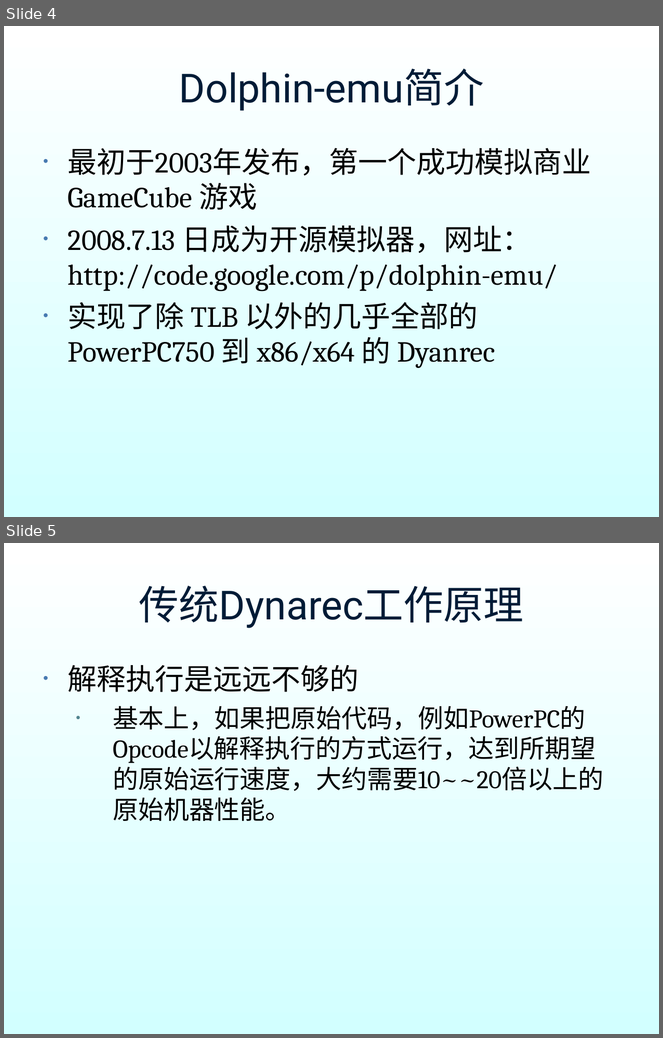
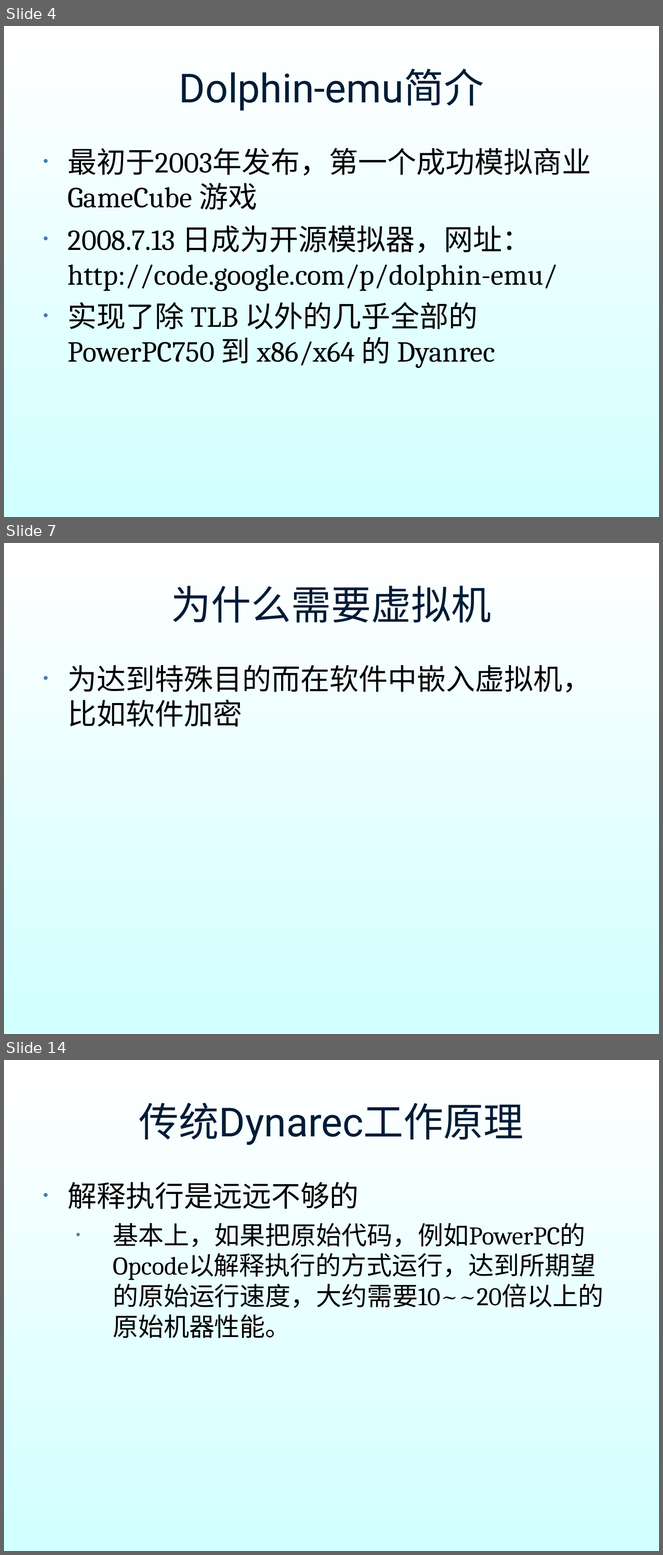
Before and after one commit to hyperiris/openhyper, a slide deck: dynarec_ppt/dynarec.ppt. Shown one above the other, each under a label of ours: slides 4 and 5 before the commit, slides 4, 7 and 14 after it; the slides between them are not shown. The pictures are 663x1038 and 663x1555 pixels, drawn with LibreOffice and Linux fonts; fonts in the diff are those of the drawing; background and template pictures are left out. Boxes give left, top, right and bottom in pixels: in the first picture for what was removed or moved away, otherwise in the second. Text is boxed around its words. In the diff, an @@ line names an element or a change of style, - is before the commit and + after.

```diff
--- a/dynarec_ppt/dynarec.ppt
+++ b/dynarec_ppt/dynarec.ppt
@@ slide 7 added at [4, 543, 659, 1034], background gradient #FFFFFF to #D2FFFF @@
@@ title added at [171, 586, 492, 623], 44 pt, text #001B36 @@
+为什么需要虚拟机
@@ text added at [68, 665, 592, 727], 32 pt, text #000000 @@
+• 为达到特殊目的而在软件中嵌入虚拟机，比如软件加密
@@ what was slide 5 is now slide 14 @@
```
Also in this commit, not shown: 1 slide changed, 8 other slides added.
